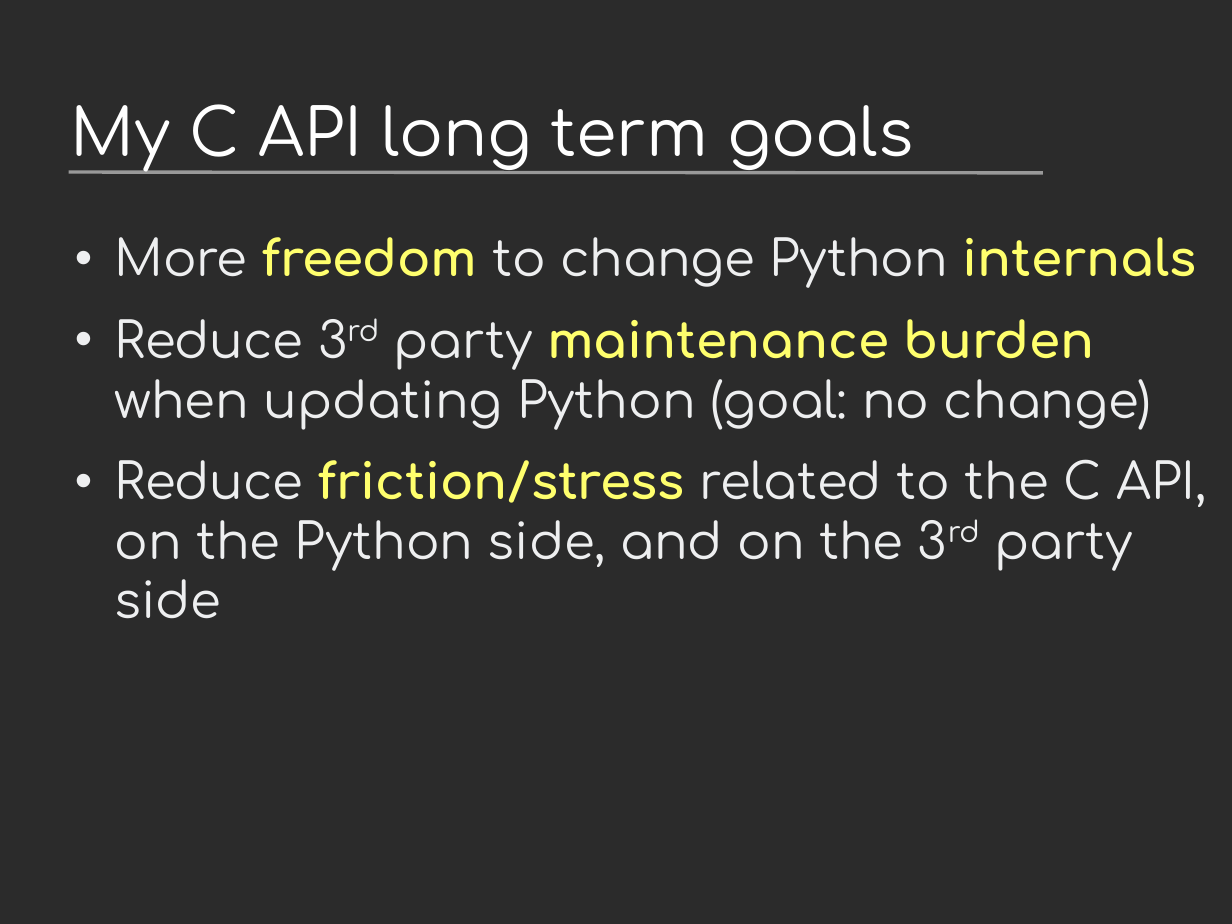
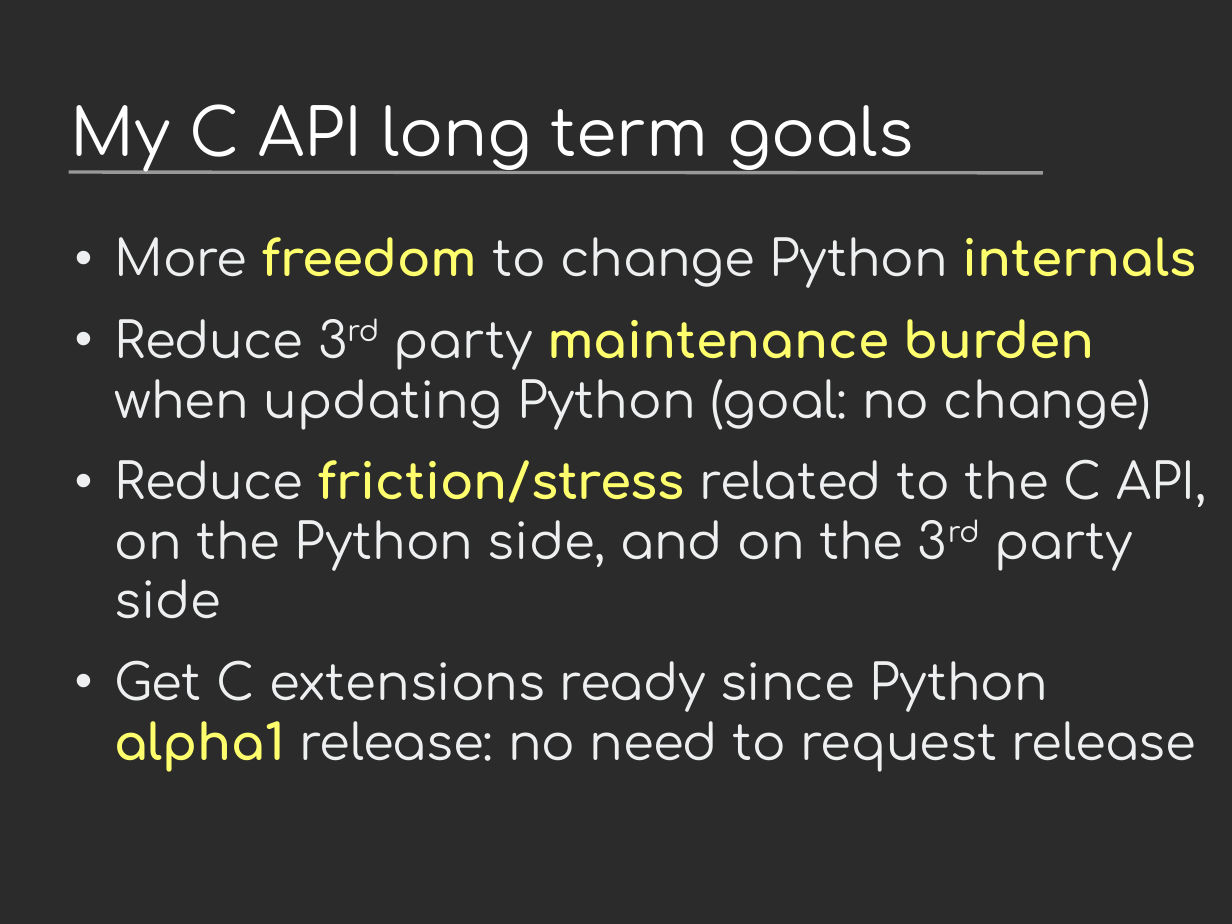
Before and after one commit to vstinner/talks, a slide deck: slide 8 of 2024-EuroPython/c-api.odp (slide 6 before the commit). Drawn at 1232x924 pixels with LibreOffice and Linux fonts; fonts in the diff are those of the drawing; background and template pictures are left out; a plain dark background stands for a picture behind light text. Boxes give left, top, right and bottom in pixels: in the first picture for what was removed or moved away, otherwise in the second. Text is boxed around its words. In the diff, an @@ line names an element or a change of style, - is before the commit and + after.

```diff
--- a/2024-EuroPython/c-api.odp
+++ b/2024-EuroPython/c-api.odp
@@ text at (114,660,1196,772): paragraph added @@
+• Get C extensions ready since Python alpha1 release: no need to request release
```
Also in this commit, not shown: 1 other slide changed, 2 slides added, 1 other file.
